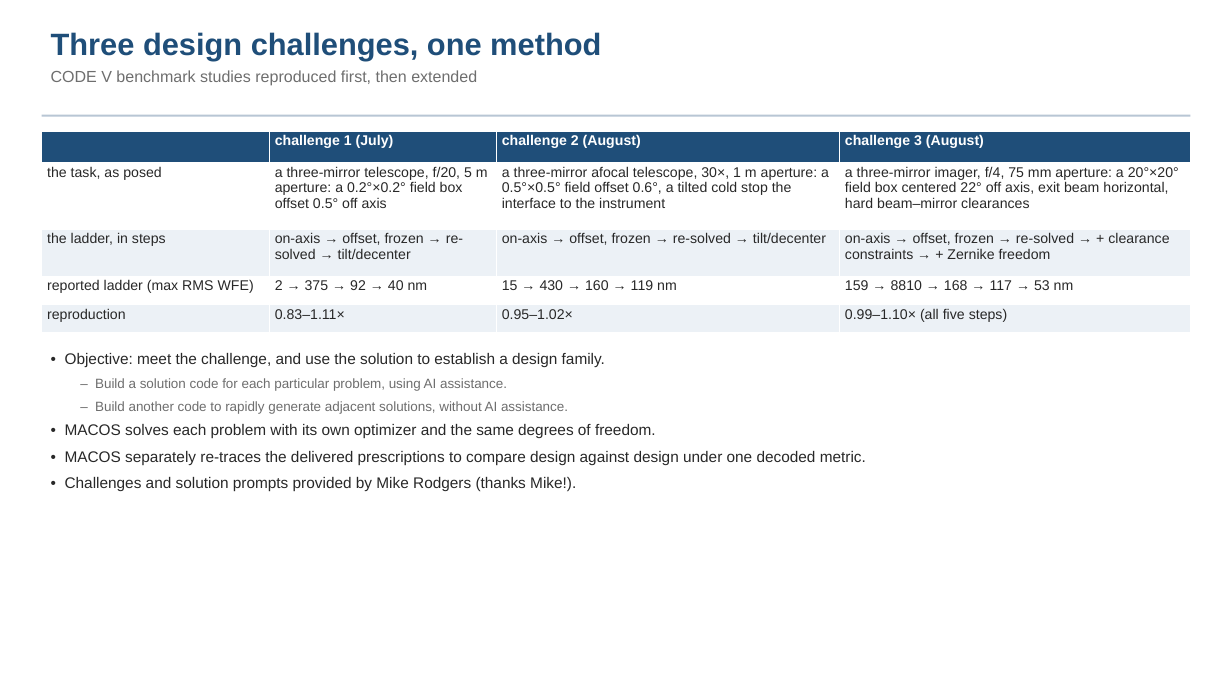
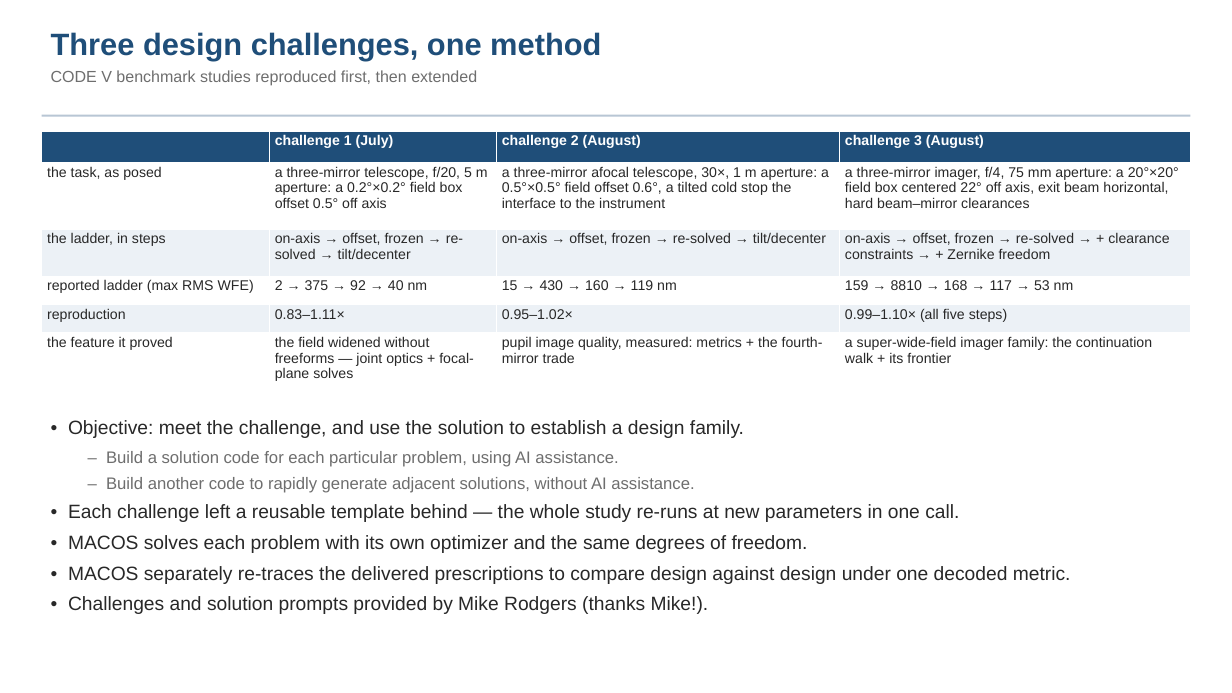
Before and after one commit to nasa-jpl/macos, a slide deck: slide 5 of demo_session/deck_keysight.pptx. Drawn at 1232x693 pixels with LibreOffice and Linux fonts; fonts in the diff are those of the drawing. Boxes give left, top, right and bottom in pixels: in the first picture for what was removed or moved away, otherwise in the second. Text is boxed around its words. In the diff, an @@ line names an element or a change of style, - is before the commit and + after.

```diff
--- a/demo_session/deck_keysight.pptx
+++ b/demo_session/deck_keysight.pptx
@@ table at <box>42,131,1190,396</box> @@
+row 6: the feature it proved | the field widened without freeforms — joint optics + focal-plane solves | pupil image quality, measured: metrics + the fourth-mirror trade | a super-wide-field imager family: the continuation walk + its frontier
@@ text "• Objective: meet the challenge, ...": place and size @@
-text "• Objective: meet the challenge, ..." at <box>65,353,866,491</box>
+text "• Objective: meet the challenge, ..." at <box>68,420,1071,614</box>
@@ text at <box>68,420,1071,614</box>: size 12 to 15 pt in "• Objective: meet the challenge, and use ...", "• MACOS solves each problem with its ...", "• MACOS separately re-traces the delivered prescriptions ...", "• Challenges and solution prompts provided by ..."; size 10.5 to 13 pt in "– Build a solution code for each ...", "– Build another code to rapidly generate ..." @@
@@ text at <box>68,504,959,522</box>: paragraph added @@
+• Each challenge left a reusable template behind — the whole study re-runs at new parameters in one call.
```
Also in this commit, not shown: 12 other slides changed, 3 other files.
